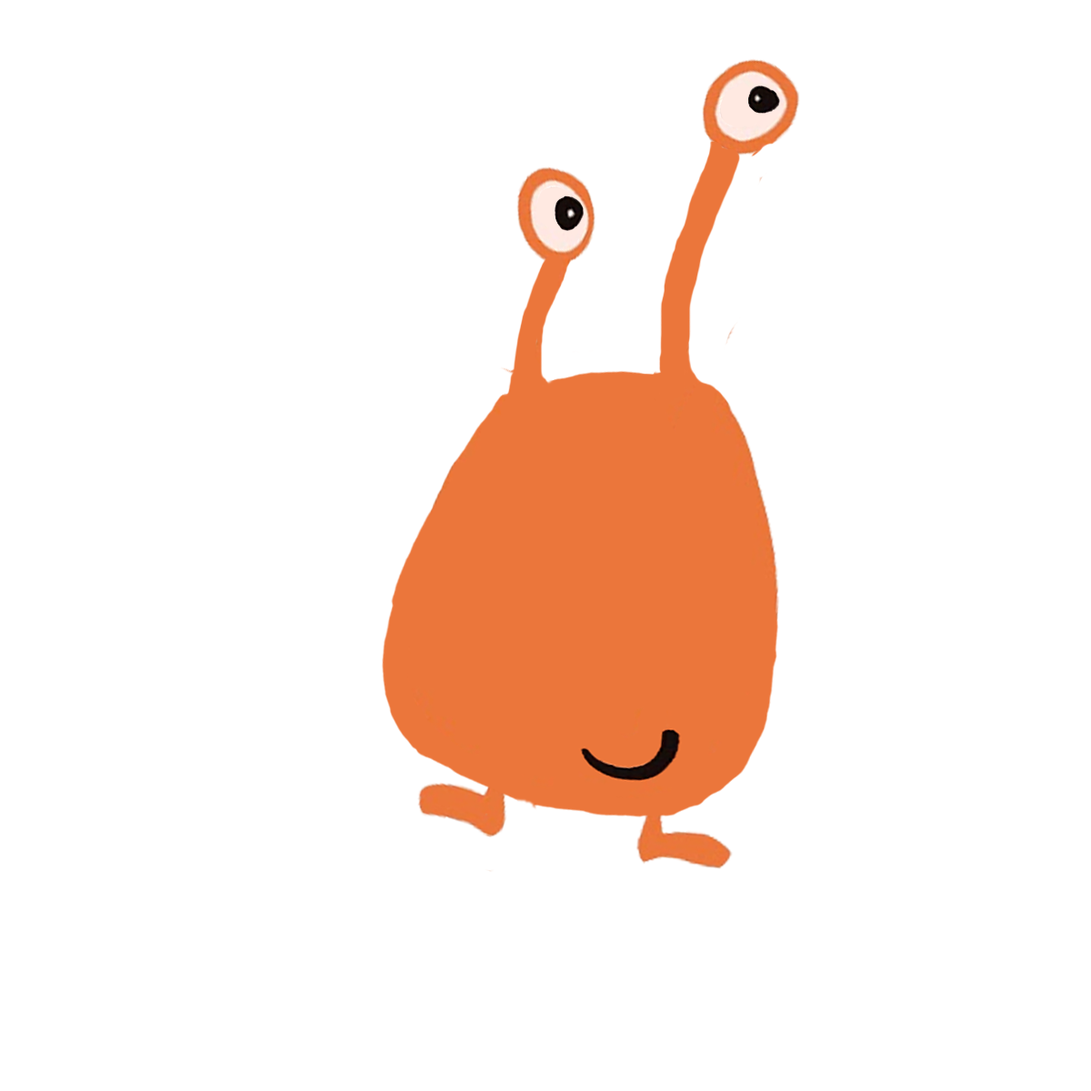
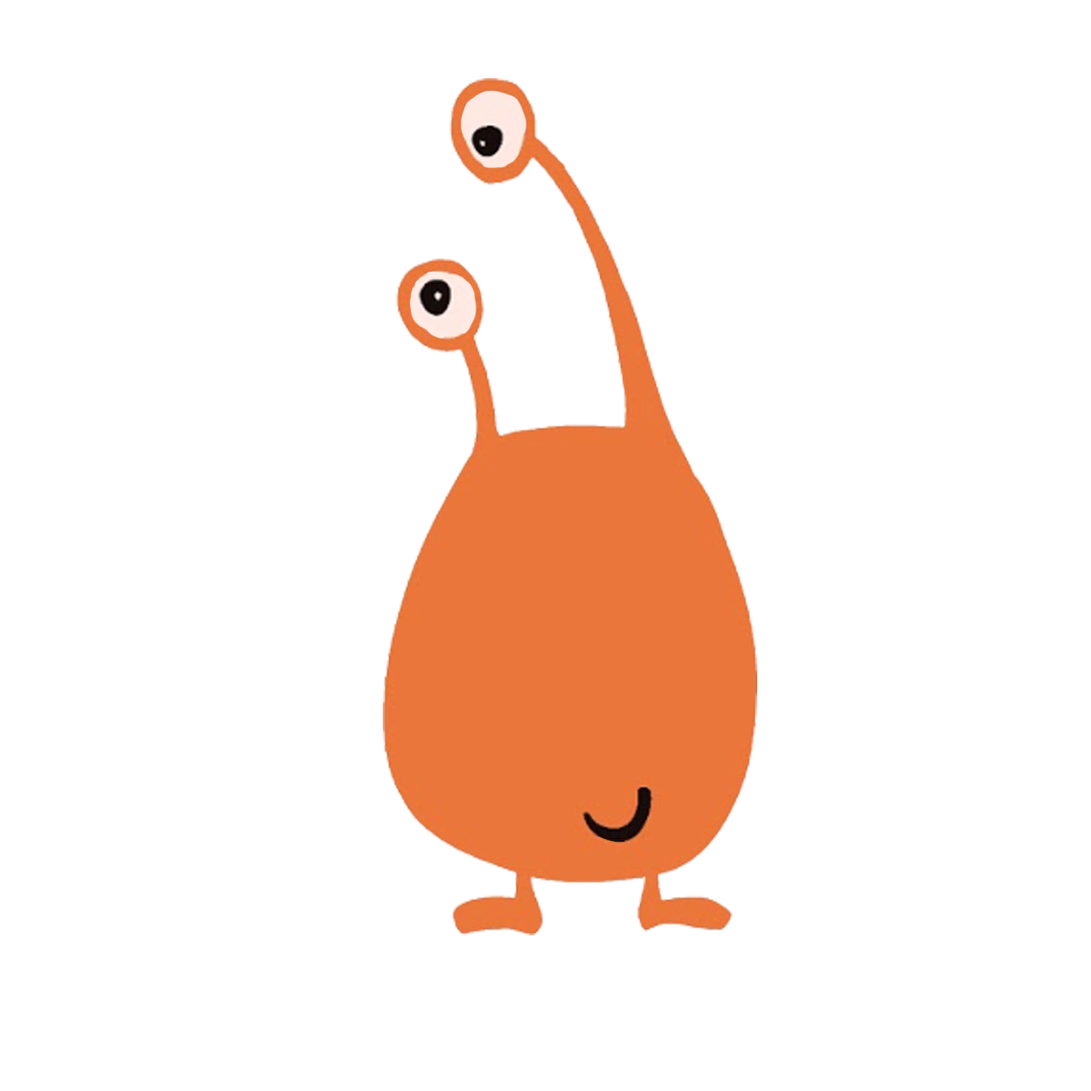
Layers edited between the first and the second 1091 × 1091 image:
hid "Layer 4 copy 3", painted on it over [381, 58, 801, 874]
showed "Layer 4", painted on it over [382, 78, 758, 936]
